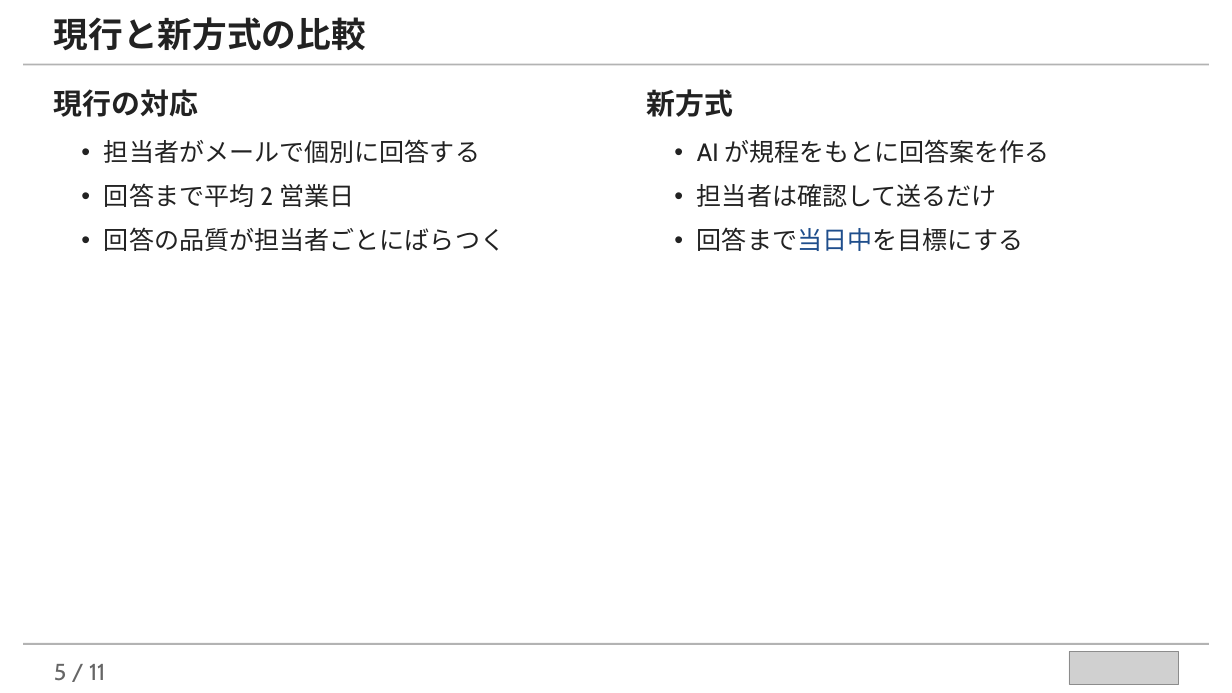
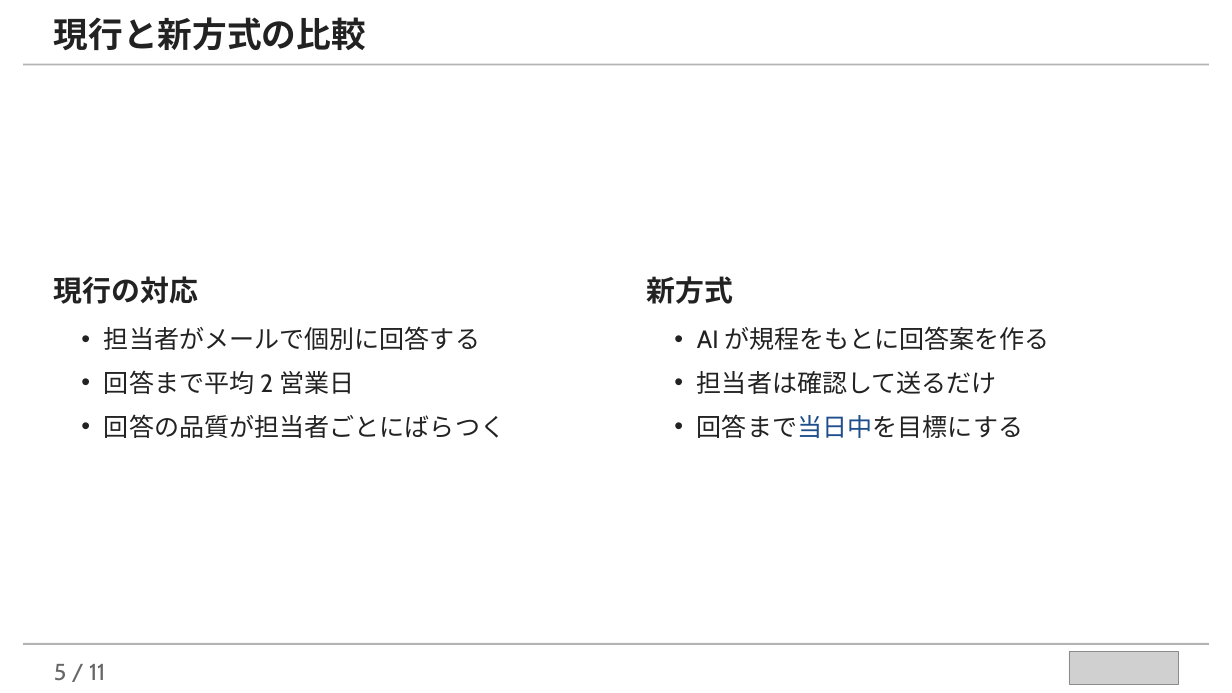
Before and after one commit to takuya109048/llm-assist-kit, a slide deck: slide 5 of examples/marp-slides-example.pptx. Drawn at 1232x693 pixels with LibreOffice and Linux fonts; fonts in the diff are those of the drawing; grey boxes stand for pictures. Boxes give left, top, right and bottom in pixels: in the first picture for what was removed or moved away, otherwise in the second. Text is boxed around its words. In the diff, an @@ line names an element or a change of style, - is before the commit and + after.

```diff
--- a/examples/marp-slides-example.pptx
+++ b/examples/marp-slides-example.pptx
@@ text "現行の対応": place and size @@
-text "現行の対応" at (54,89,505,251)
+text "現行の対応" at (54,276,505,438)
@@ text "新方式": place and size @@
-text "新方式" at (647,89,1049,251)
+text "新方式" at (647,276,1049,438)
```
Also in this commit, not shown: 7 other slides changed, 7 other files.
